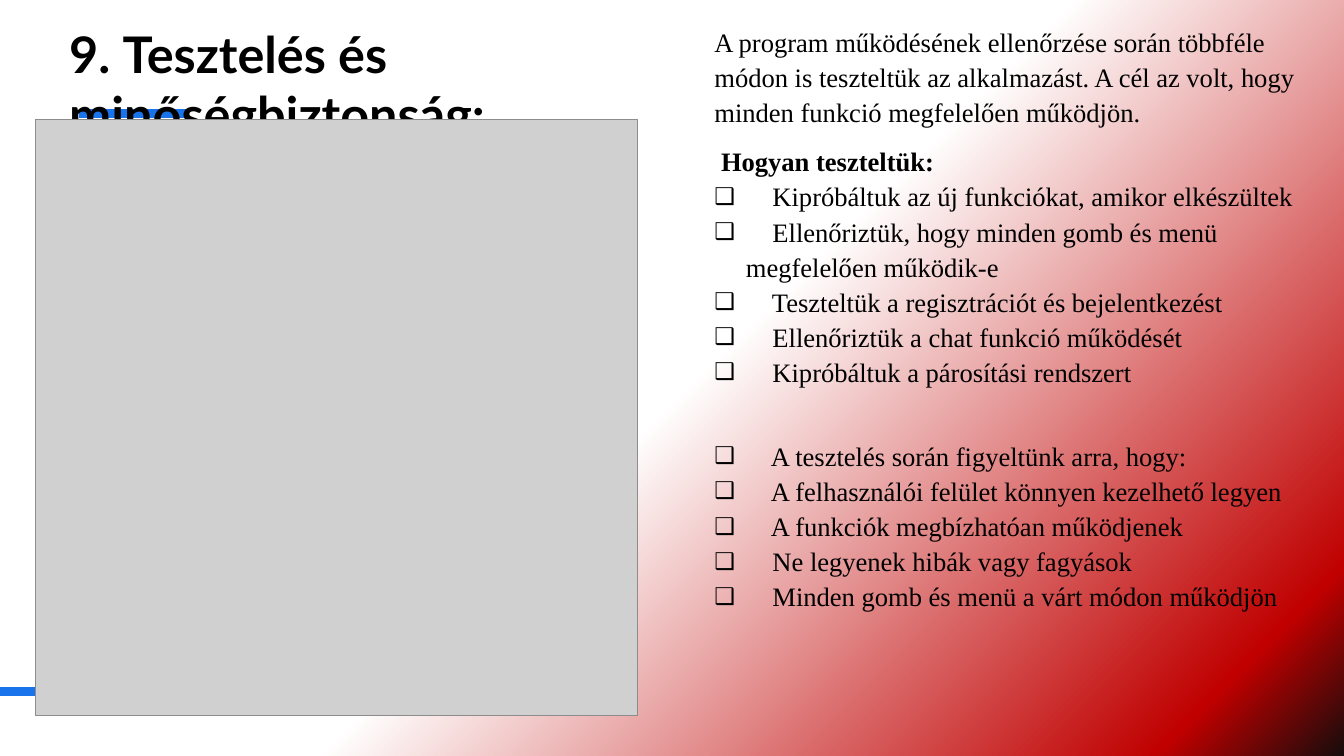
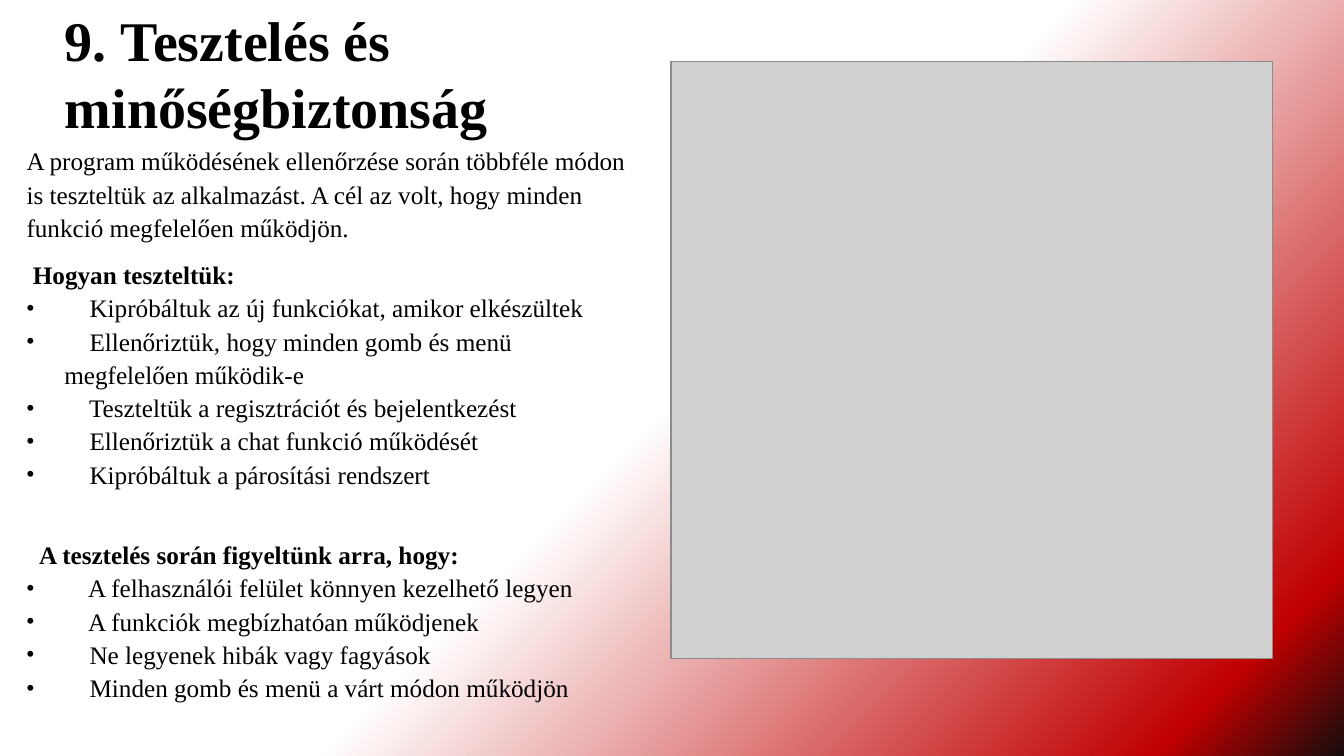
Before and after one commit to DerSandor/Tarskereso, a slide deck: slide 11 of FATAL LOVE.pptx. Drawn at 1344x756 pixels with LibreOffice and Linux fonts; fonts in the diff are those of the drawing; grey boxes stand for pictures. Boxes give left, top, right and bottom in pixels: in the first picture for what was removed or moved away, otherwise in the second. Text is boxed around its words. In the diff, an @@ line names an element or a change of style, - is before the commit and + after.

```diff
--- a/FATAL LOVE.pptx
+++ b/FATAL LOVE.pptx
@@ title at (x1=65, y1=22, x2=488, y2=138): text changed; size 36 to 40 pt; font Lato to Times New Roman @@
-9. Tesztelés és
-minőségbiztonság:
+9. Tesztelés és
+minőségbiztonság
@@ picture moved from (x1=35, y1=119, x2=637, y2=715) to (x1=671, y1=62, x2=1273, y2=657) @@
@@ line removed from (79, 114) to (187, 114) @@
@@ text "A program működésének ellenőrzése során ..." moved from (x1=714, y1=33, x2=1294, y2=612) to (x1=27, y1=152, x2=625, y2=703) @@
@@ text "A program működésének ellenőrzése során ..." at (x1=27, y1=152, x2=625, y2=703): size 19 to 18 pt; bold on in "A tesztelés során figyeltünk arra, hogy:"; bullet ❑ to •; bullet ❑ to none @@
@@ line removed from (0, 692) to (545, 692) @@
```
Also in this commit, not shown: 13 other slides changed.
